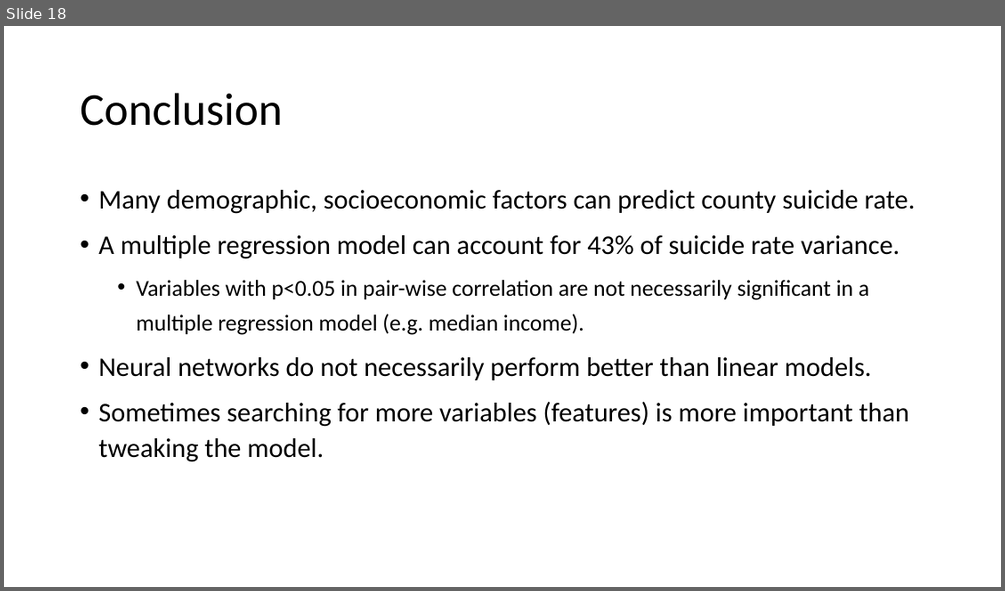
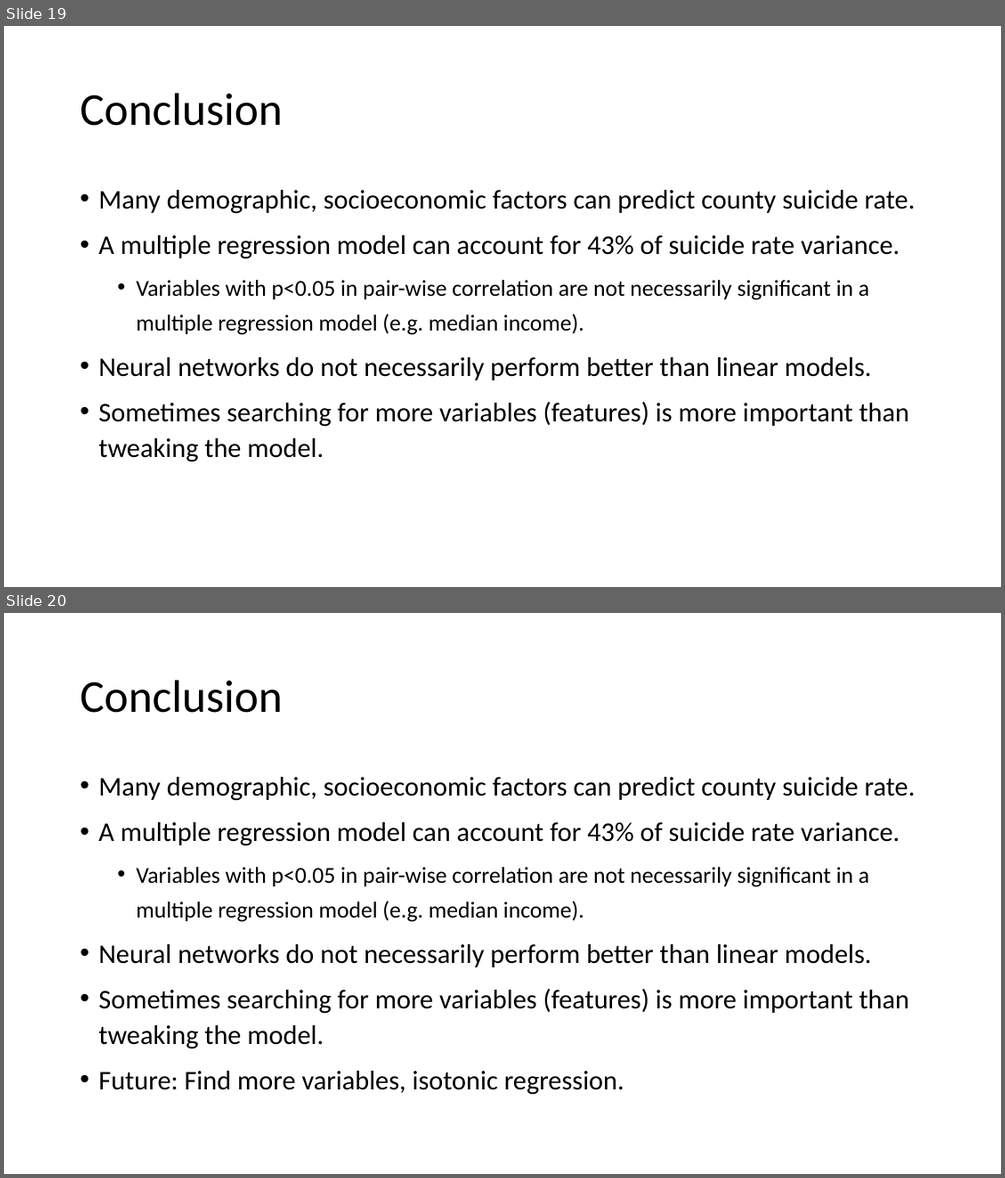
Before and after one commit to salkoffd/HappySauce, a slide deck: Final Project HappySauce.pptx. Shown one above the other, each under a label of ours: slide 18 before the commit, slides 19 and 20 after it. The pictures are 1005x591 and 1005x1178 pixels, drawn with LibreOffice and Linux fonts; fonts in the diff are those of the drawing. Boxes give left, top, right and bottom in pixels: in the first picture for what was removed or moved away, otherwise in the second. Text is boxed around its words. In the diff, an @@ line names an element or a change of style, - is before the commit and + after.

```diff
--- a/Final Project HappySauce.pptx
+++ b/Final Project HappySauce.pptx
@@ slide 20 added at (x1=4, y1=613, x2=1001, y2=1174), background #FFFFFF @@
@@ title added at (x1=80, y1=680, x2=283, y2=713), 44 pt, text #000000 @@
+Conclusion
@@ text added at (x1=98, y1=777, x2=915, y2=1094), 26 pt, text #000000 @@
+• Many demographic, socioeconomic factors can predict county suicide rate.
+• A multiple regression model can account for 43% of suicide rate variance.
+  • Variables with p<0.05 in pair-wise correlation are not necessarily significant in a multiple regression model (e.g. median income).
+• Neural networks do not necessarily perform better than linear models.
+• Sometimes searching for more variables (features) is more important than tweaking the model.
+• Future: Find more variables, isotonic regression.
@@ what was slide 18 is now slide 19 @@
```
Also in this commit, not shown: 1 other slide added, 4 other files.
